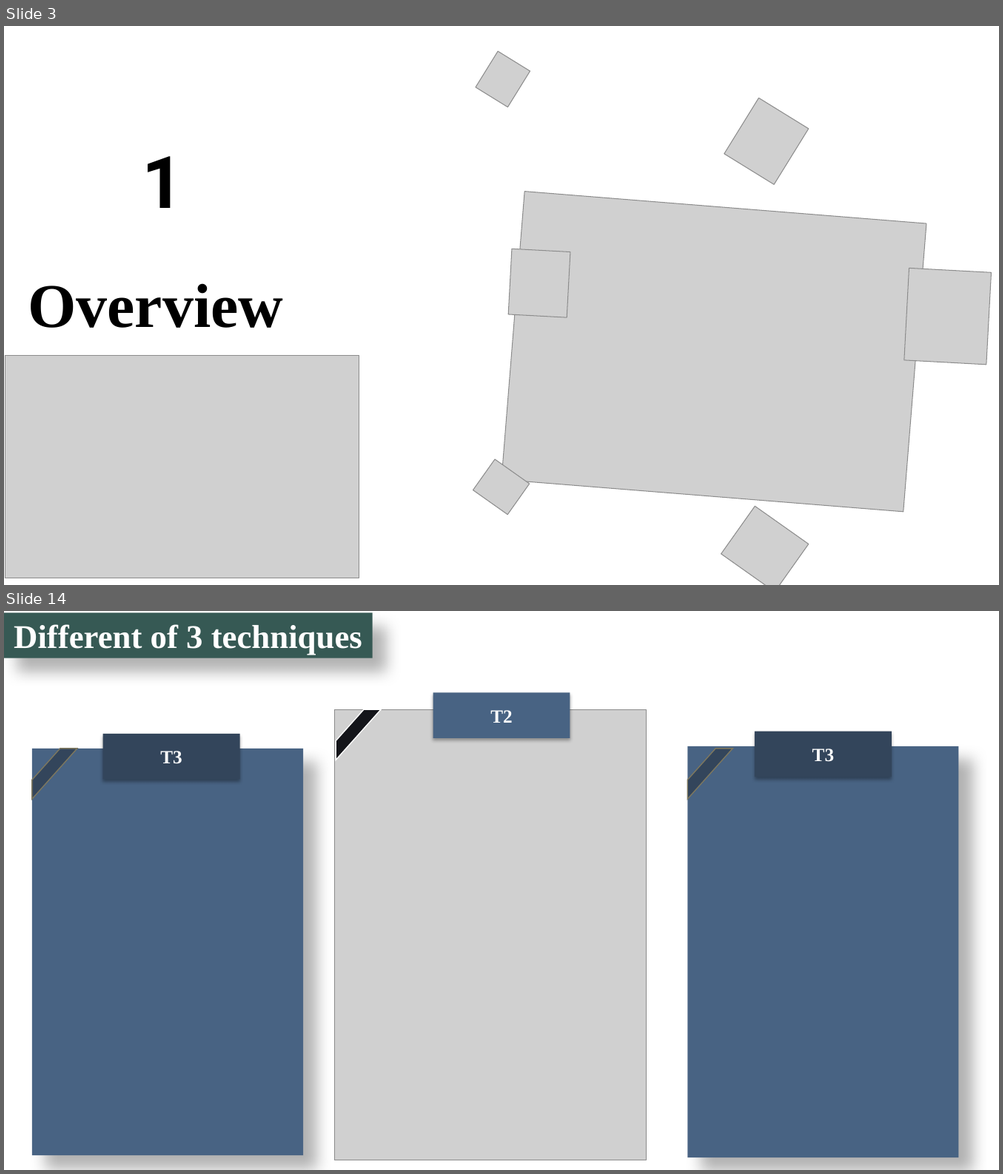
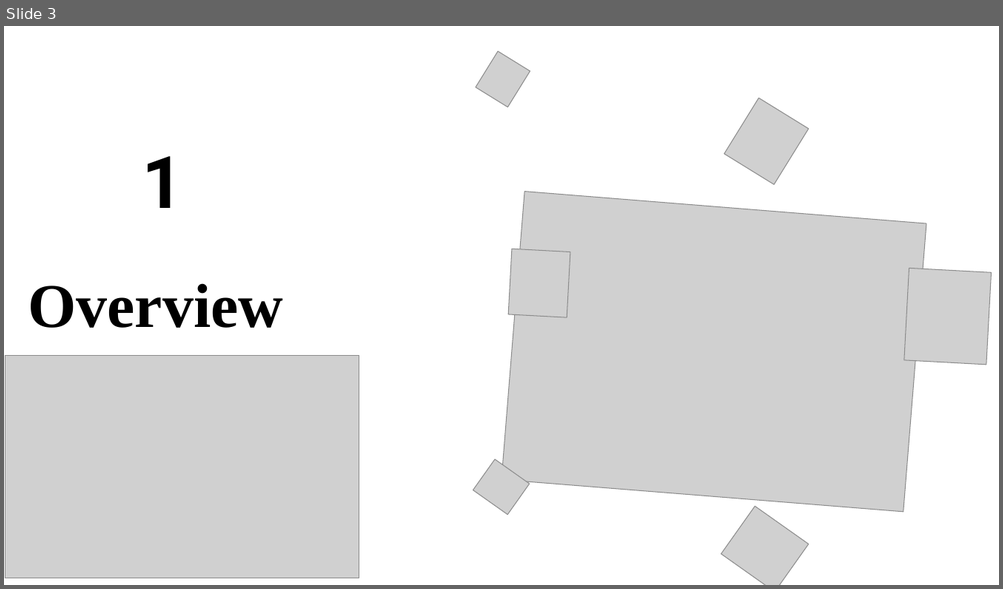
Before and after one commit to PinkPigPinkPig/seminar-rsc, a slide deck: RSC final.pptx. Shown one above the other, each under a label of ours: slides 3 and 14 before the commit, slide 3 after it; the slides between them are not shown. The pictures are 1003x1174 and 1003x589 pixels, drawn with LibreOffice and Linux fonts; fonts in the diff are those of the drawing; grey boxes stand for pictures; background and template pictures are left out. Boxes give left, top, right and bottom in pixels: in the first picture for what was removed or moved away, otherwise in the second. Text is boxed around its words. In the diff, an @@ line names an element or a change of style, - is before the commit and + after.

```diff
--- a/RSC final.pptx
+++ b/RSC final.pptx
@@ slide 14 removed at [4, 611, 999, 1170], background #FFFFFF @@
@@ rectangle removed at [4, 612, 373, 658] @@
-Different of 3 techniques
@@ rectangle removed at [433, 693, 569, 738] @@
-T2
@@ picture removed at [335, 709, 646, 1160] @@
@@ diag stripe removed at [336, 709, 381, 760] @@
@@ rectangle removed at [103, 734, 240, 780] @@
-T3
@@ rectangle removed at [754, 731, 891, 777] @@
-T3
@@ rectangle removed at [32, 749, 303, 1156] @@
@@ diag stripe removed at [32, 749, 78, 799] @@
@@ rectangle removed at [688, 746, 959, 1158] @@
@@ diag stripe removed at [688, 749, 733, 799] @@
```
Also in this commit, not shown: 15 slides changed, 7 slides added, 5 other slides removed.
